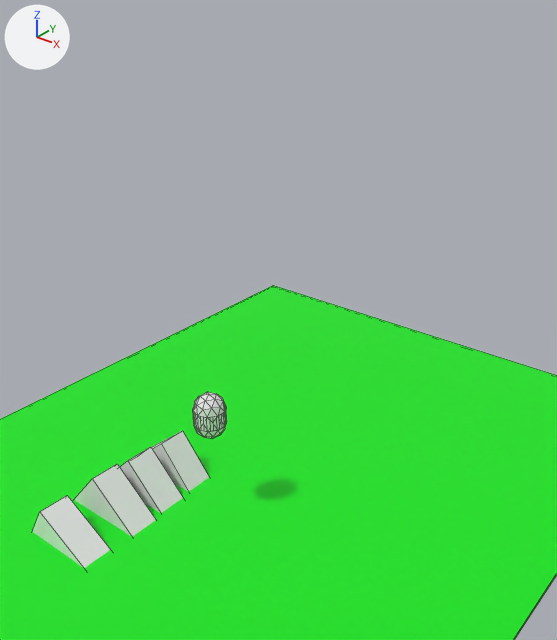
What one commit did to the Blender file art/blenvy.blend.
Camera for both pictures: a 50 mm camera at (56.0, -56.7, 64.9) aimed at (2.4, 10.3, 23.4). The lights are fixed; the arrows at upper left show +X, +Y and +Z. Mesh edges are drawn as thin lines.
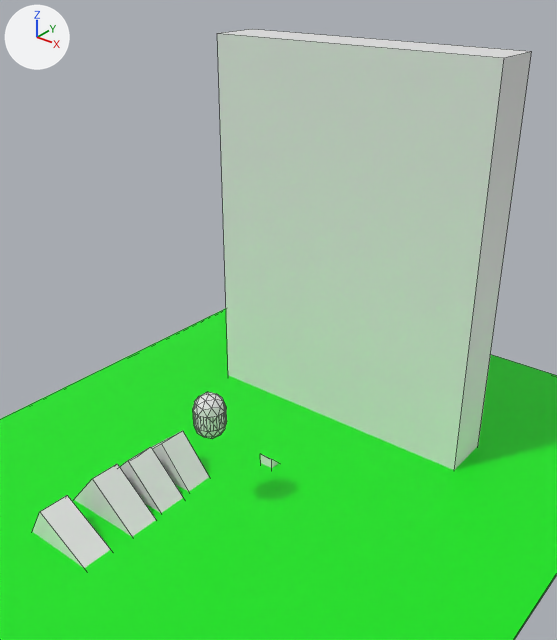
Commit message: Push players of ramps

Edits to the scene script, one JSON object a line:
```json
{"op": "add", "block": "me_cube_006", "code": ["me_cube_006 = bpy.data.meshes.new('Cube.006')", "me_cube_006.from_pydata([(-1.0, -1.0, -1.0), (-1.0, -1.0, 1.0), (-1.0, 1.0, -1.0), (1.0, -1.0, -1.0), (1.0, -1.0, 1.0), (1.0, 1.0, -1.0), (-1.0, 1.0, -1.0), (1.0, 1.0, -1.0), (-1.0, -1.0, 1.0), (1.0, -1.0, 1.0)], [], [(2, 0, 1, 8, 6), (5, 2, 6, 7), (9, 4, 3, 5, 7), (3, 4, 1, 0), (2, 5, 3, 0), (8, 1, 4, 9), (8, 9, 7, 6)])"]}
{"op": "add", "block": "col_ramp", "code": ["col_ramp = bpy.data.collections.new('Ramp')", "col_ramp.objects.link(ob_cube_006)"]}
{"op": "add", "block": "ob_cube_006", "code": ["ob_cube_006 = bpy.data.objects.new('Cube.006', me_cube_006)", "ob_cube_006.location = (0.0, 0.0, 0.0)"]}
{"op": "add", "block": "ob_ramp", "code": ["ob_ramp = bpy.data.objects.new('Ramp', None)", "ob_ramp.location = (0.0, 11.6, 0.7)", "ob_ramp.instance_type = 'COLLECTION'", "ob_ramp.instance_collection = col_ramp"]}
{"op": "add", "block": "ob_cube_005", "code": ["ob_cube_005 = bpy.data.objects.new('Cube.005', me_cube_004.copy())  # the mesh of ob_cube_004", "ob_cube_005.location = (0.0, 29.6, 24.4)", "ob_cube_005.scale = (20.8, 3.72, 29.6)"]}
```

Boxes (x1, y1, x2, y2) around the edits, measured in the pictures (557 x 640 px):
```json
{"object": "Cube.005", "change": "added", "after": [217, 29, 532, 470]}
{"object": "Ramp", "change": "added", "after": [260, 454, 278, 468]}
```
